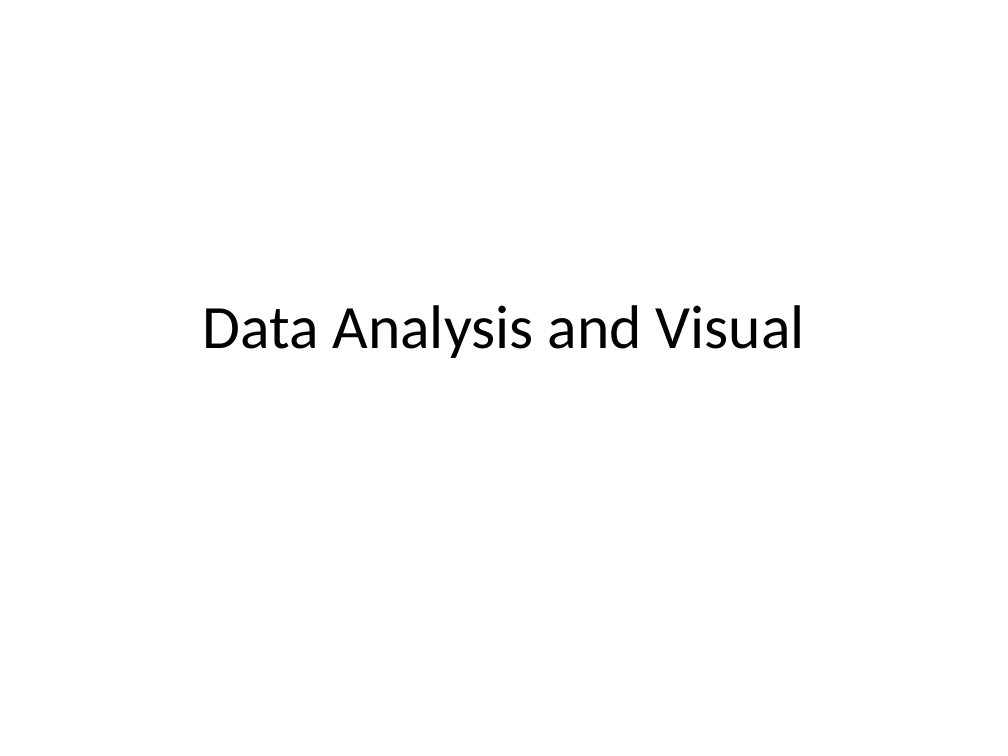
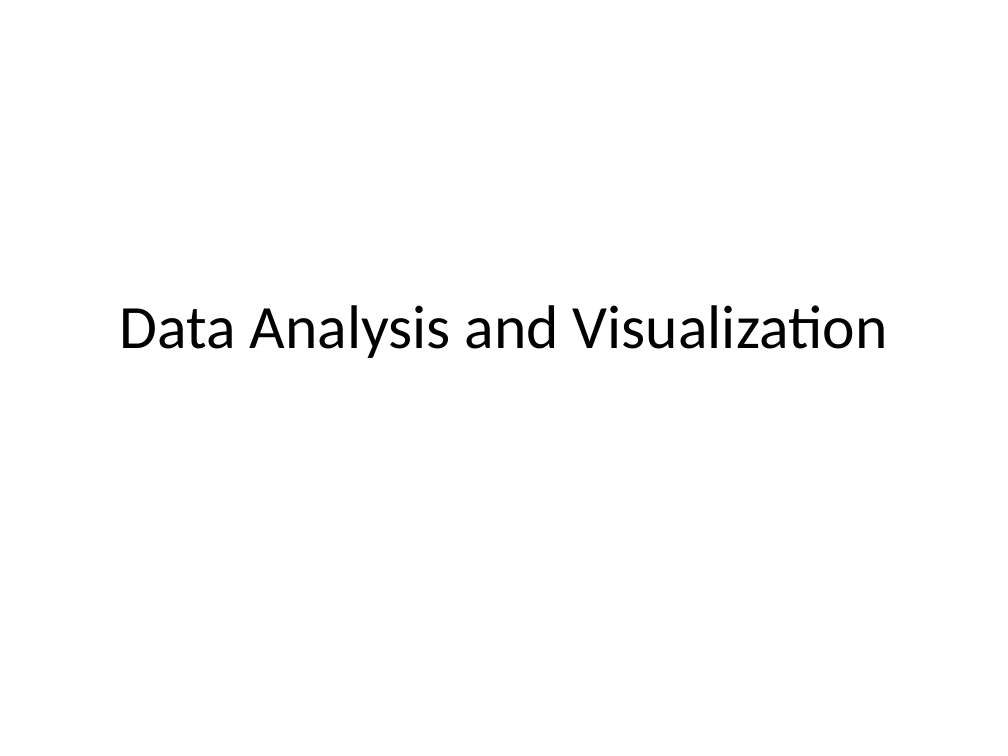
Before and after one commit to judesantos/Springboard_DS_ML, a slide deck: slide 4 of SpringBoard-DSC_Capstone_Project_2/Mental_Health_Capstone_Project_Report.pptx. Drawn at 1008x756 pixels with LibreOffice and Linux fonts; fonts in the diff are those of the drawing. Boxes give left, top, right and bottom in pixels: in the first picture for what was removed or moved away, otherwise in the second. Text is boxed around its words. In the diff, an @@ line names an element or a change of style, - is before the commit and + after.

Commit message:
Typo corrections

```diff
--- a/SpringBoard-DSC_Capstone_Project_2/Mental_Health_Capstone_Project_Report.pptx
+++ b/SpringBoard-DSC_Capstone_Project_2/Mental_Health_Capstone_Project_Report.pptx
@@ title at (x1=120, y1=305, x2=888, y2=358): text changed @@
-Data Analysis and Visual
+Data Analysis and Visualization
```
Also in this commit, not shown: 2 other slides changed.
